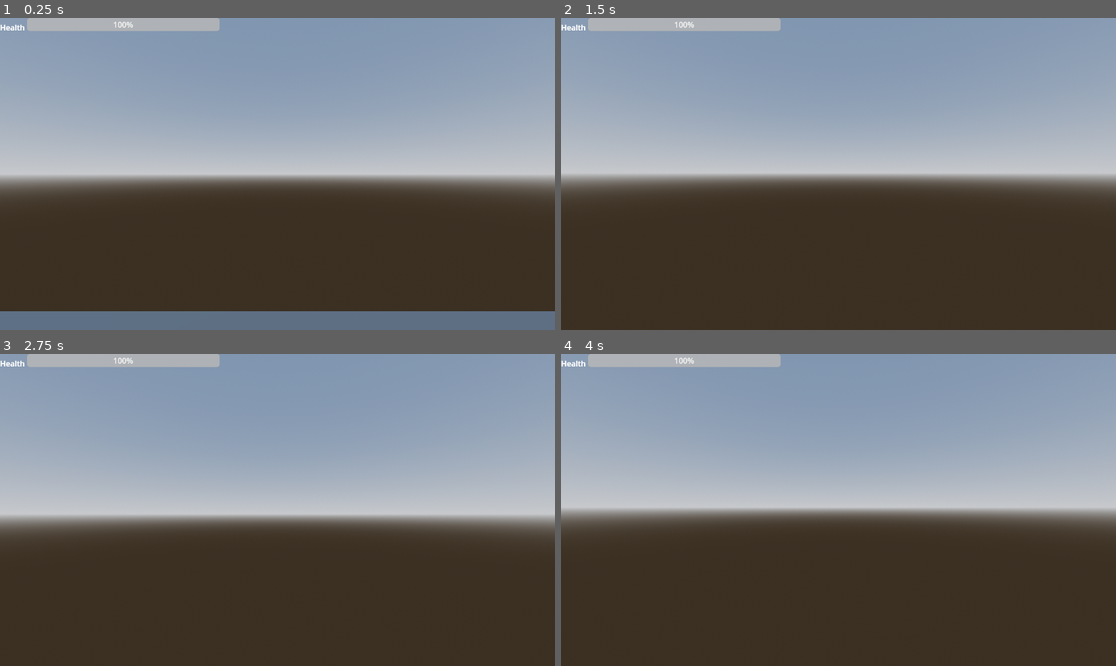
Above: before the commit, frames 1-4 (two rows, left to right).
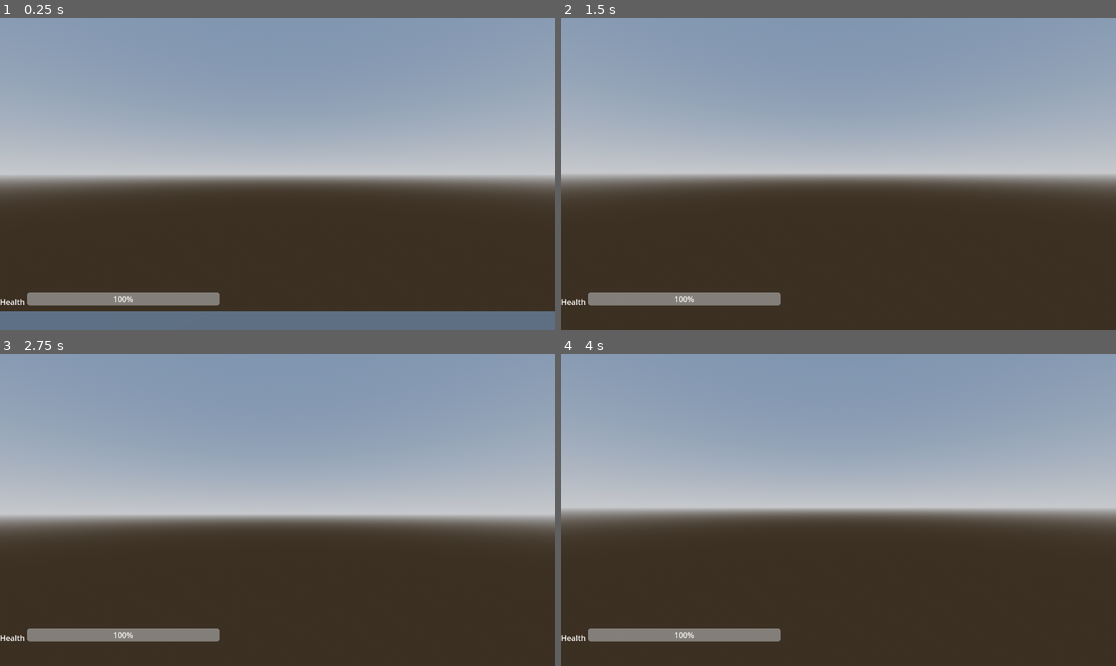
Above: after the commit, the same moments.

Repository: city-high-rider/soulswap
Game: Godot game, scene res://test_level.tscn
Same seed, same stepped clock (60 frames per second), same inputs: the game is played once before the commit and once after it. The project has no main scene, so this scene is started directly.
Inputs (mouse positions are in pixels of both pictures, inside the frame that each line leads up to):
- Up to frame 1 (0.25 s): no input
- Up to frame 2 (1.5 s): tap Enter (ui_accept) at 0.5, 0.77, 1.25 s; move the mouse to (866, 174) at 0.52 s; hold W (forward) from 0.53 s (still down); tap F (possess) at 0.6, 1.35 s; move the mouse to (810, 174) at 1.27 s
- Up to frame 3 (2.75 s): keep holding W (forward); tap Enter (ui_accept) at 1.52, 2 s; move the mouse to (288, 503) at 2.02 s; tap F (possess) at 2.1 s
- Up to frame 4 (4 s): keep holding W (forward); tap Enter (ui_accept) at 2.75, 3.02, 3.5, 3.77 s; move the mouse to (832, 516) at 2.77 s; tap F (possess) at 2.85, 3.6 s; move the mouse to (877, 513) at 3.52 s

The runs differ from the first frame. In frame 1, 3.0% of the frame differs, in the area x 0-40%, y 0-93%; in frame 2, 3.0%; in frame 3, 3.0%; in frame 4, 3.0%.

Commit message:
make UI hidden for bodies that are not possessed by a player

Diff:
--- a/components/possessable_body.gd
+++ b/components/possessable_body.gd
@@ -16,6 +16,9 @@
 # Which state machine is this body using? It will govern how our body moves, falls, etc.
 @export var state_machine : StateMachine
 
+# What's the UI node? We hide this when the body is not being used by a player.
+@export var UI : Control
+
 # ray to hit possessable bodies from. Being used for testing.
 @onready var ray : RayCast3D = camera.get_node("RayCast3D")
 
@@ -23,6 +26,10 @@
 func _ready() -> void:
 	ghost.emitted_output.connect(_on_ghost_emitted_output)
 	state_machine.init(self)
+	if ghost is PlayerGhost:
+		UI.show()
+	else:
+		UI.hide()
 
 # If only we had ADTs like in Haskell or Elm...
 func _on_ghost_emitted_output(action: String, payload) -> void:
@@ -55,6 +62,12 @@
 	ghost.get_parent().remove_child(ghost)
 	add_child(ghost)
 
+	# Show or hide the UI
+	if ghost is PlayerGhost:
+		UI.show()
+	else:
+		UI.hide()
+
 	# Set our camera as the current one.
 	camera.make_current()
 
--- a/player/player_body.tscn
+++ b/player/player_body.tscn
@@ -13,12 +13,13 @@
 
 [sub_resource type="CapsuleMesh" id="CapsuleMesh_oresp"]
 
-[node name="PossessableBody" type="CharacterBody3D" node_paths=PackedStringArray("health", "camera", "ghost", "state_machine")]
+[node name="PossessableBody" type="CharacterBody3D" node_paths=PackedStringArray("health", "camera", "ghost", "state_machine", "UI")]
 script = ExtResource("1_i6q6v")
 health = NodePath("HealthComponent")
 camera = NodePath("Camera3D")
 ghost = NodePath("")
 state_machine = NodePath("StateMachine")
+UI = NodePath("UI")
 
 [node name="Hitbox" type="CollisionShape3D" parent="." node_paths=PackedStringArray("health_component")]
 shape = SubResource("CapsuleShape3D_ng65v")
@@ -51,19 +52,22 @@
 
 [node name="UI" type="Control" parent="."]
 layout_mode = 3
-anchors_preset = 0
-offset_right = 40.0
-offset_bottom = 40.0
+anchors_preset = 15
+anchor_right = 1.0
+anchor_bottom = 1.0
+grow_horizontal = 2
+grow_vertical = 2
 
 [node name="HealthBar" parent="UI" node_paths=PackedStringArray("health") instance=ExtResource("8_b0uty")]
 layout_mode = 0
 offset_left = 0.0
-offset_top = 0.0
+offset_top = 570.0
 offset_right = 456.0
-offset_bottom = 40.0
+offset_bottom = 610.0
 health = NodePath("../../HealthComponent")
 
 [node name="Label" type="Label" parent="UI"]
+layout_mode = 0
 offset_right = 40.0
 offset_bottom = 23.0
 script = ExtResource("8_m1f34")
--- a/test_level.tscn
+++ b/test_level.tscn
@@ -46,4 +46,9 @@
 transform = Transform3D(1, 0, 0, 0, 1, 0, 0, 0, 1, 0.949069, 5.3505, 0.314417)
 ghost = NodePath("DummyGhost")
 
+[node name="Label" parent="PossessableBody2/UI" index="1"]
+text = "WAHOOO"
+
 [node name="DummyGhost" parent="PossessableBody2" instance=ExtResource("3_33ie2")]
+
+[editable path="PossessableBody2"]
